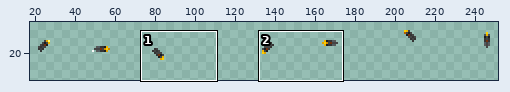
Sprite sheet -- Resources/Weapons/Earthbound/Utilities/handob_Flashlight.png. The picture above shows the old version from afar; the outline marks the close-up.
Close-up. Before the edit:
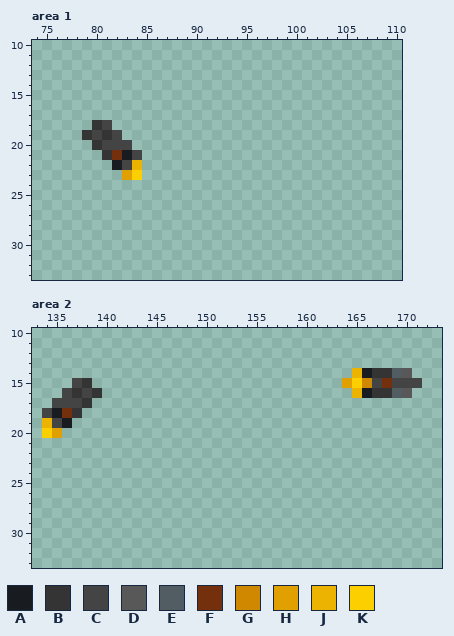
The file is 256x40 pixels. Shown: area 1: x 74..110, y 10..33; area 2: x 133..173, y 10..33. The old version is drawn lined up with the new one. The wide view leaves out empty margins. The commit also changed other parts of the picture, which this record leaves out.
Palette (. is transparent): A #181c21  B #343434  C #444444  D #585858  E #525d63  F #74300c  G #d08800  H #e0a000  J #ecb400  K #fcd000
And afterwards:
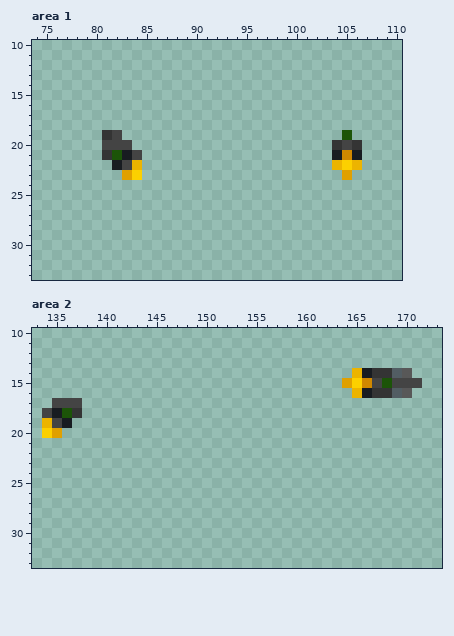
Change:
drawings rearranged on the sheet (the old picture shows each at its new place; 1 dropped ones are not shown)
colour F: #74300c -> #1c5408
Area 1:
y 18: x 80..81 BC -> ..
y 19: x 79..80 BC -> ..; x 105 . -> F
y 20: x 80 B -> .; x 104..106 ... -> BCB
y 21: x 104..106 ... -> AGA
y 22: x 104..106 ... -> JKJ
y 23: x 105 . -> H
Area 2:
y 15: x 137..138 CB -> ..
y 16: x 136..139 CBCB -> ....
y 17: x 138 B -> .
Where, in picture pixels (left, top, right, bottom), the same in both close-ups:
changed: (82, 120, 122, 160)
added: (332, 130, 362, 180)
changed: (62, 378, 102, 418)
changed: (382, 378, 392, 388)
